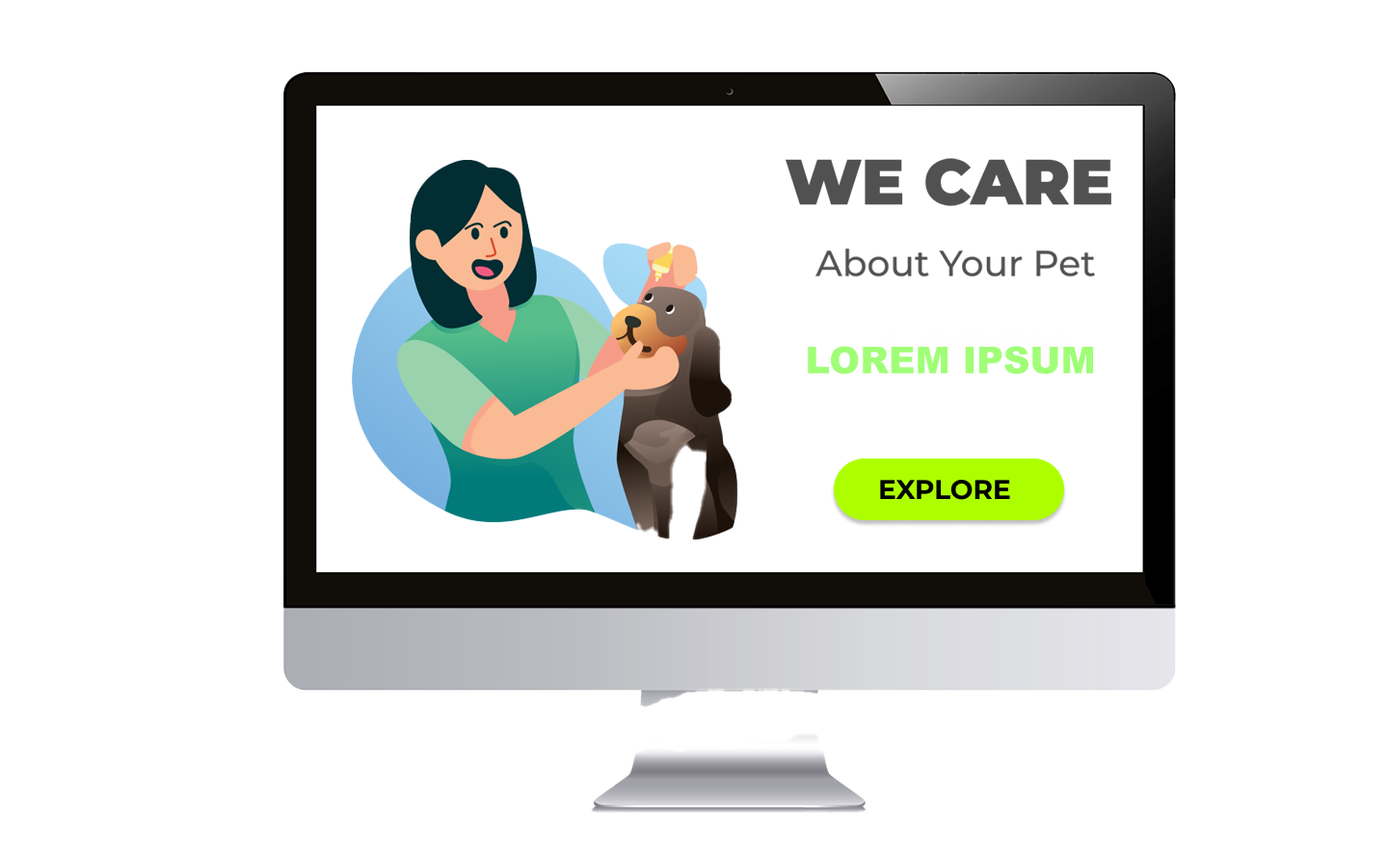
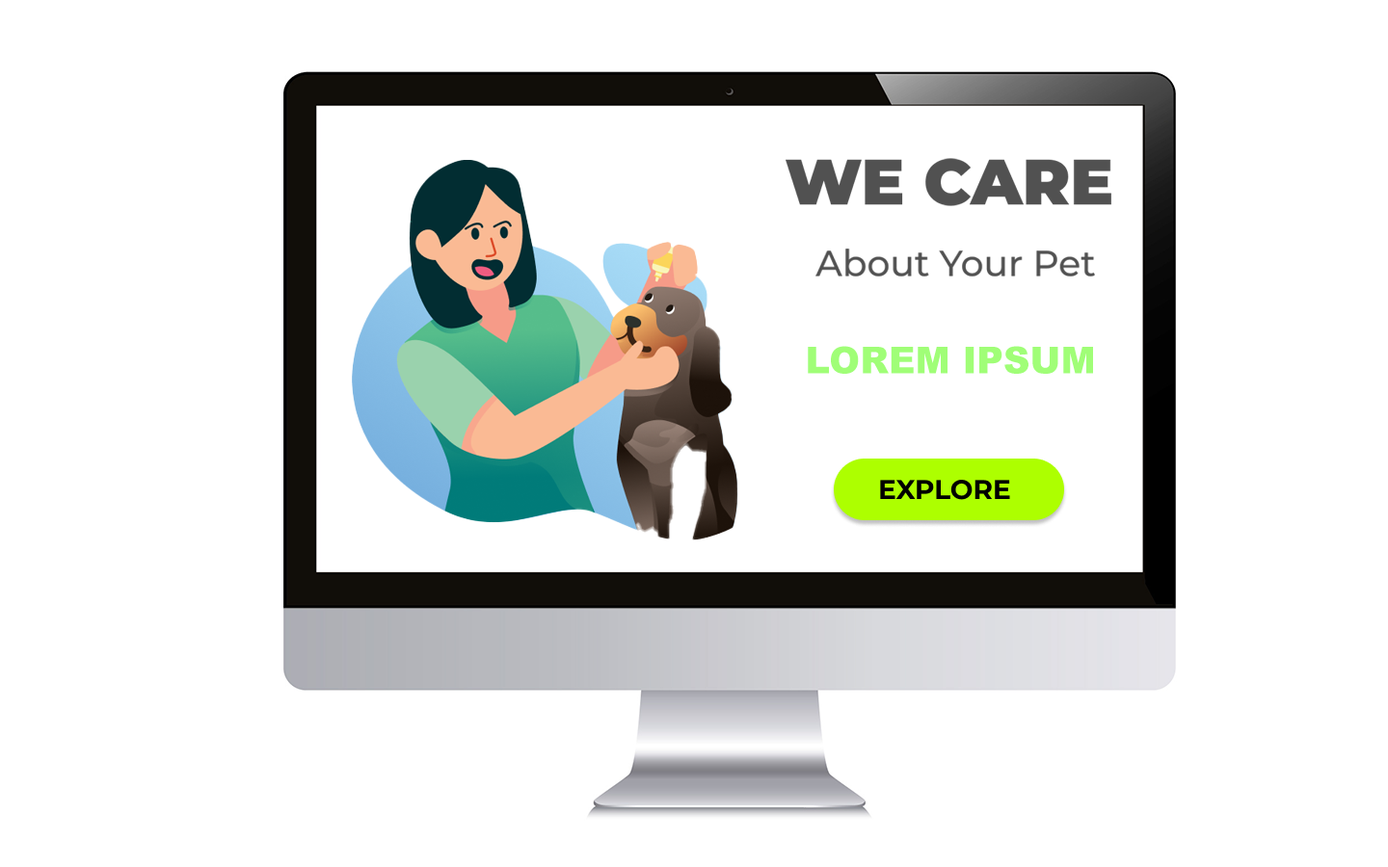
Layers edited between the first and the second 1388 × 867 image:
painted on "tela pc", unmasked it over (x1=282, y1=71, x2=1177, y2=820)
